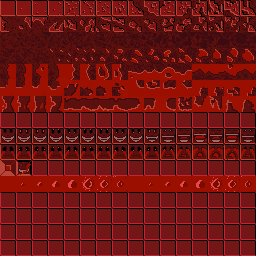
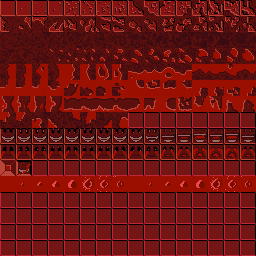
Layered file, before and after one edit (256px x 256px). Changes by layer:
added layer "cornerDefect" above "faces" over [0, 112, 128, 128]
